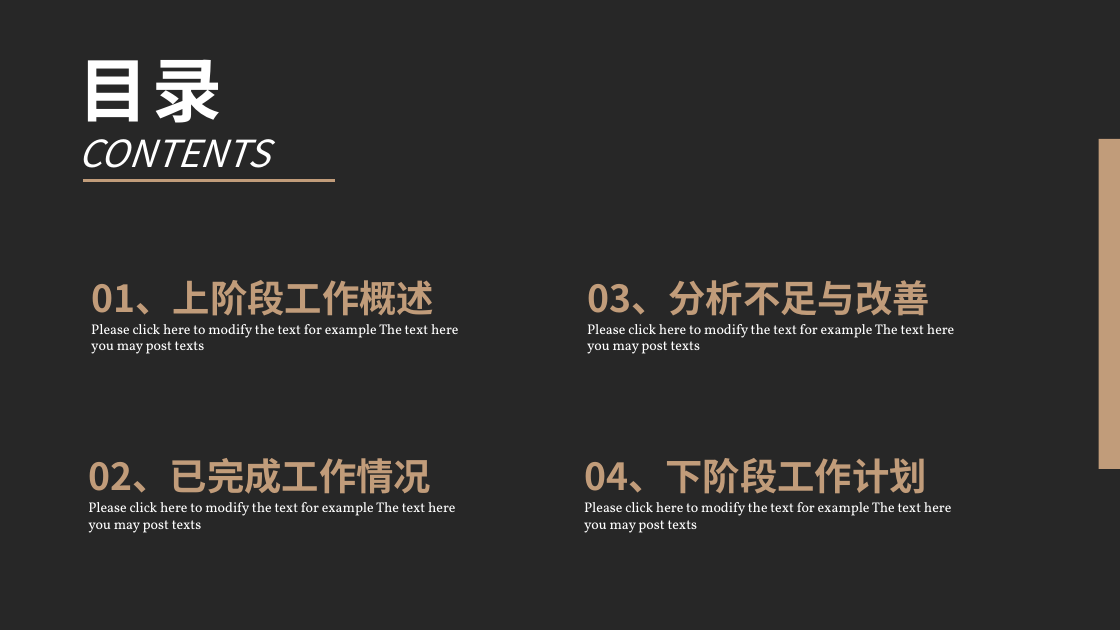
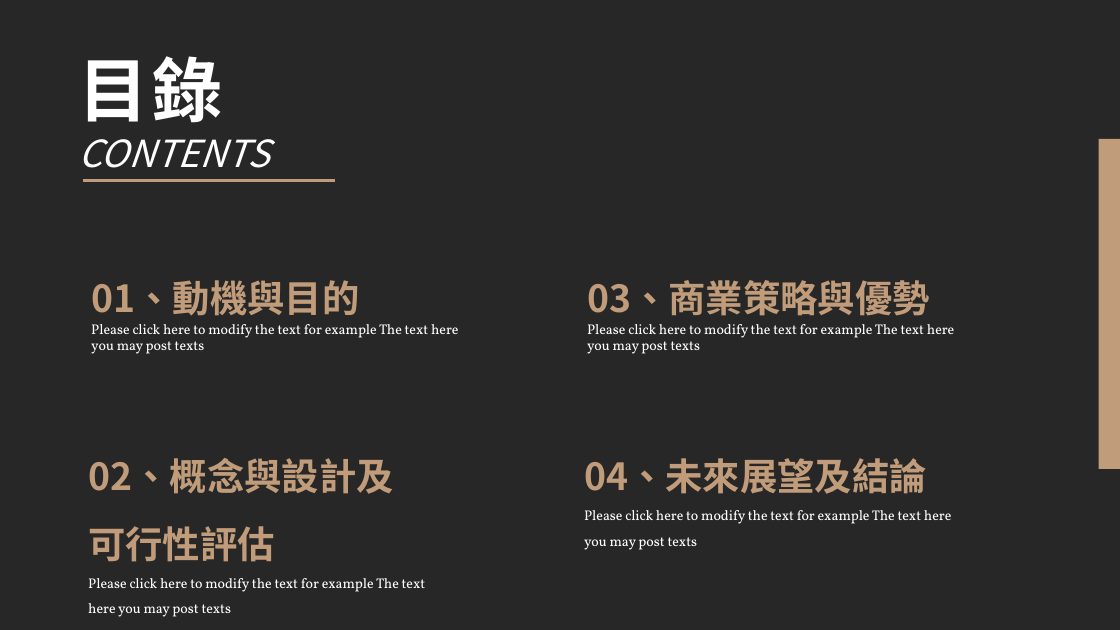
Before and after one commit to Sikako/hackthon, a slide deck: slide 2 of plain.pptx. Drawn at 1120x630 pixels with LibreOffice and Linux fonts; fonts in the diff are those of the drawing. Boxes give left, top, right and bottom in pixels: in the first picture for what was removed or moved away, otherwise in the second. Text is boxed around its words. In the diff, an @@ line names an element or a change of style, - is before the commit and + after.

Commit message:
目錄

```diff
--- a/plain.pptx
+++ b/plain.pptx
@@ text at bbox=[78, 56, 223, 123]: text changed @@
-目录
+目錄
@@ text at bbox=[91, 280, 359, 316]: text changed @@
-01、上阶段工作概述
+01、動機與目的
@@ text at bbox=[587, 280, 930, 316]: text changed @@
-03、分析不足与改善
+03、商業策略與優勢
@@ text at bbox=[88, 458, 394, 562]: text changed @@
-02、已完成工作情况
+02、概念與設計及可行性評估
@@ text at bbox=[584, 458, 951, 550]: text changed @@
-04、下阶段工作计划
-Please click here to modify the text for example The text here you may post texts
+04、未來展望及結論Please click here to modify the text for example The text here you may post texts
@@ text at bbox=[88, 578, 426, 617]: line spacing 1 to 1.5 @@
```
Also in this commit, not shown: 2 other slides changed, 5 other files.
